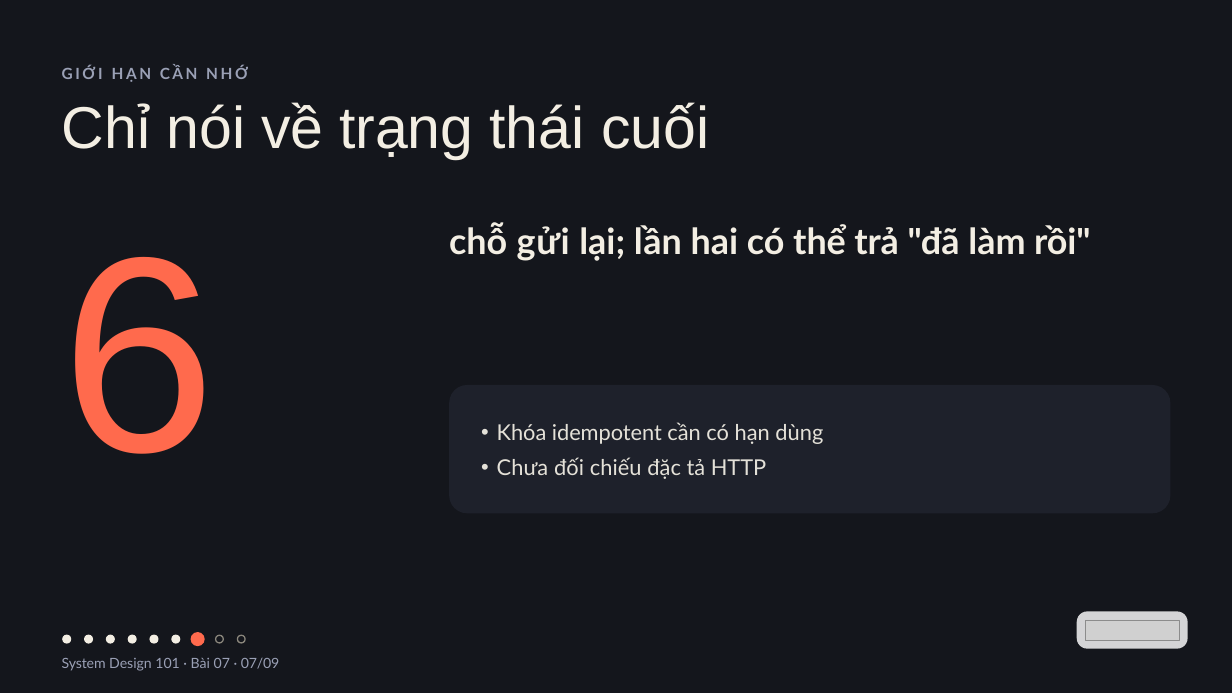
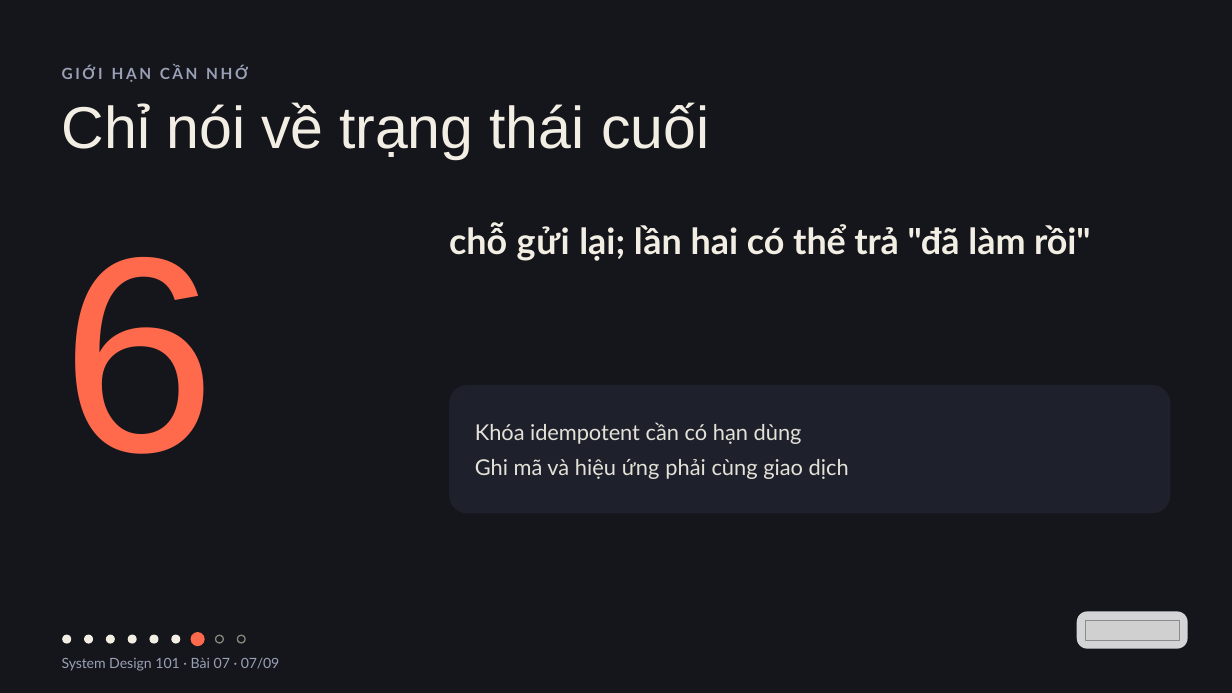
Before and after one commit to vohoailinh90/tool-marketing-studio, a slide deck: slide 7 of system-design-101/vi/lessons/sd-11-007/slides/sd-11-007.pptx. Drawn at 1232x693 pixels with LibreOffice and Linux fonts; fonts in the diff are those of the drawing; grey boxes stand for pictures. Boxes give left, top, right and bottom in pixels: in the first picture for what was removed or moved away, otherwise in the second. Text is boxed around its words. In the diff, an @@ line names an element or a change of style, - is before the commit and + after.

```diff
--- a/system-design-101/vi/lessons/sd-11-007/slides/sd-11-007.pptx
+++ b/system-design-101/vi/lessons/sd-11-007/slides/sd-11-007.pptx
@@ text at (475, 422, 802, 444): bullet • to none @@
@@ text at (475, 459, 849, 479): text changed @@
-• Chưa đối chiếu đặc tả HTTP
+Ghi mã và hiệu ứng phải cùng giao dịch
```
Also in this commit, not shown: 1 other slide changed, 2 other files.
